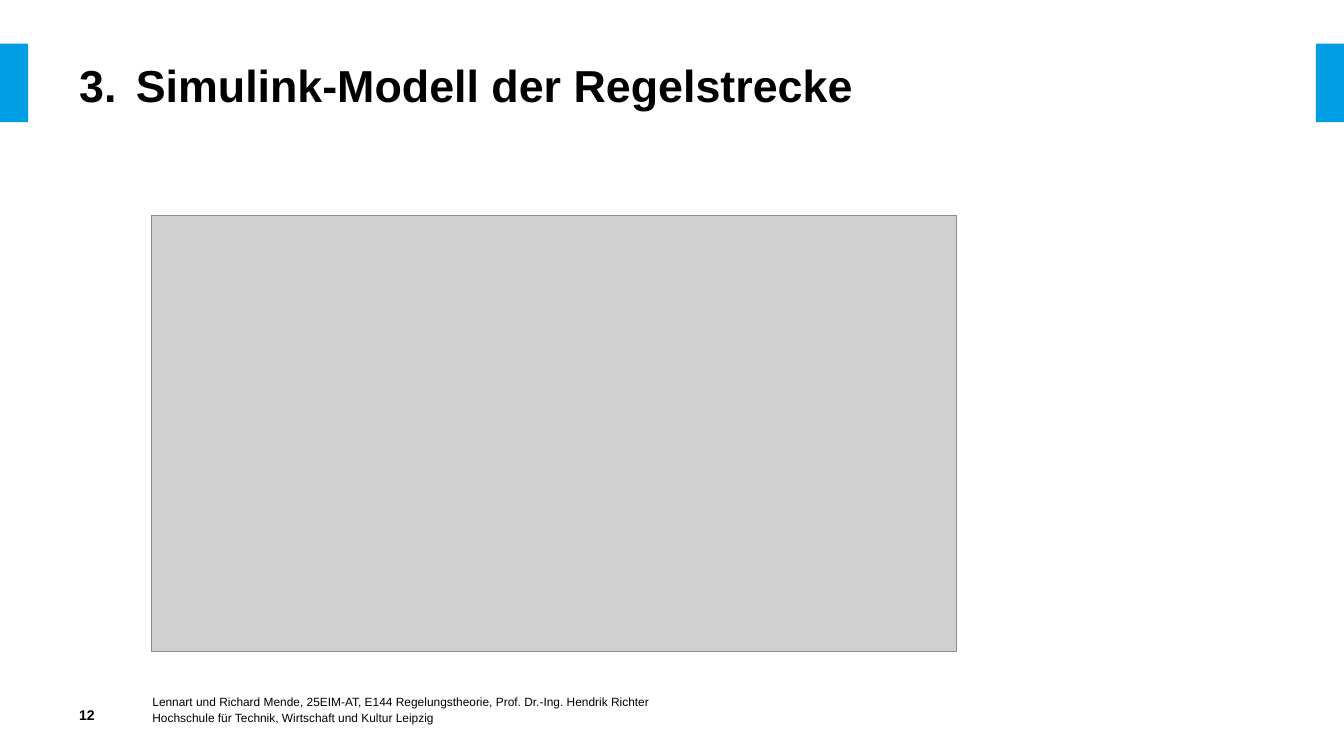
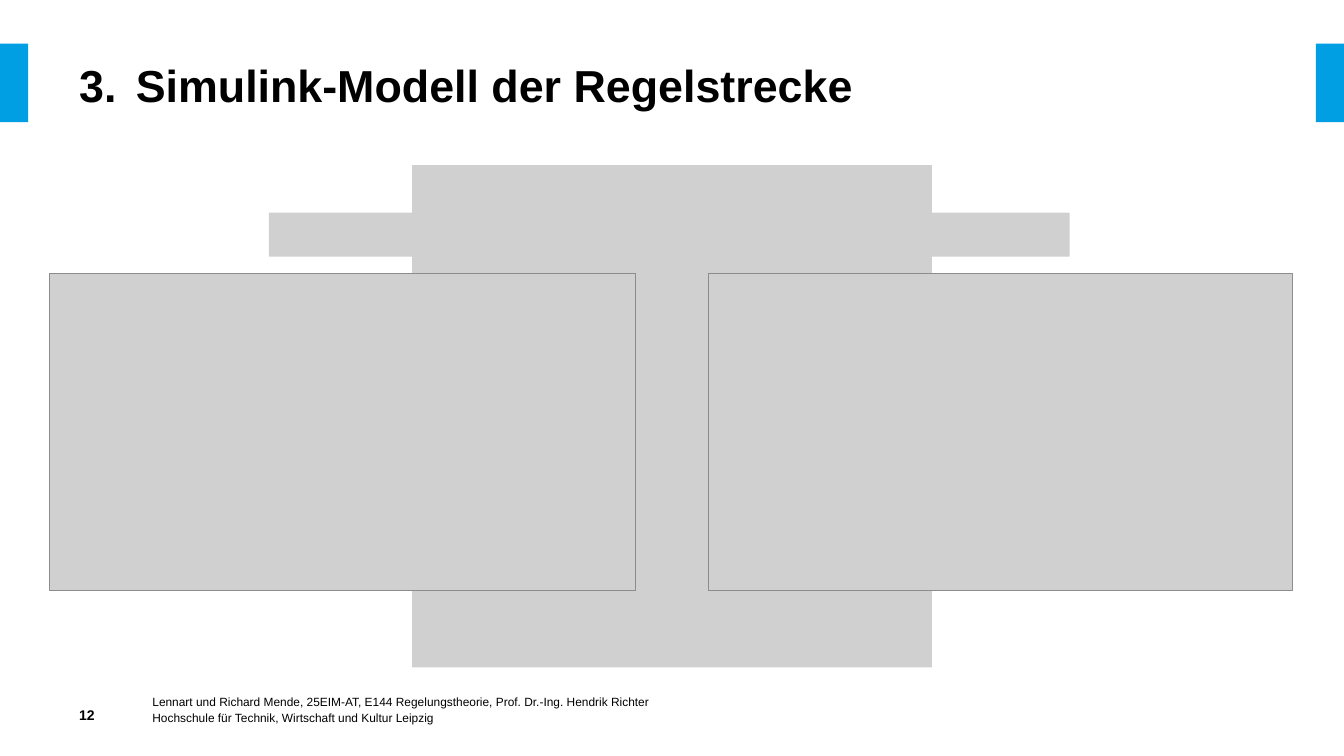
Before and after one commit to LennartMende/ColpittsOscillator, a slide deck: slide 12 of Zwischenpräsentation.pptx. Drawn at 1344x756 pixels with LibreOffice and Linux fonts; fonts in the diff are those of the drawing; grey boxes stand for pictures; background and template pictures are left out. Boxes give left, top, right and bottom in pixels: in the first picture for what was removed or moved away, otherwise in the second. Text is boxed around its words. In the diff, an @@ line names an element or a change of style, - is before the commit and + after.

```diff
--- a/Zwischenpräsentation.pptx
+++ b/Zwischenpräsentation.pptx
@@ picture: place and size @@
-picture at [152,216,957,652]
+picture at [412,165,933,667]
@@ picture added at [269,213,416,257] @@
@@ picture added at [923,213,1070,257] @@
@@ picture added at [49,273,635,591] @@
@@ picture added at [709,273,1293,591] @@
```
Also in this commit, not shown: 10 other slides changed.
